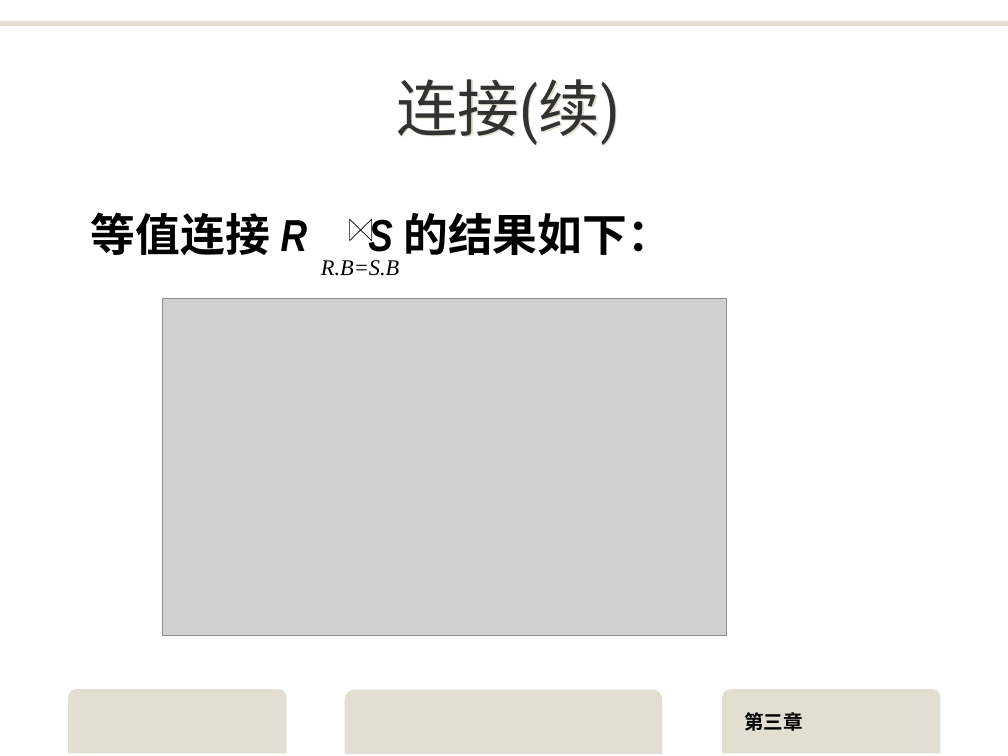
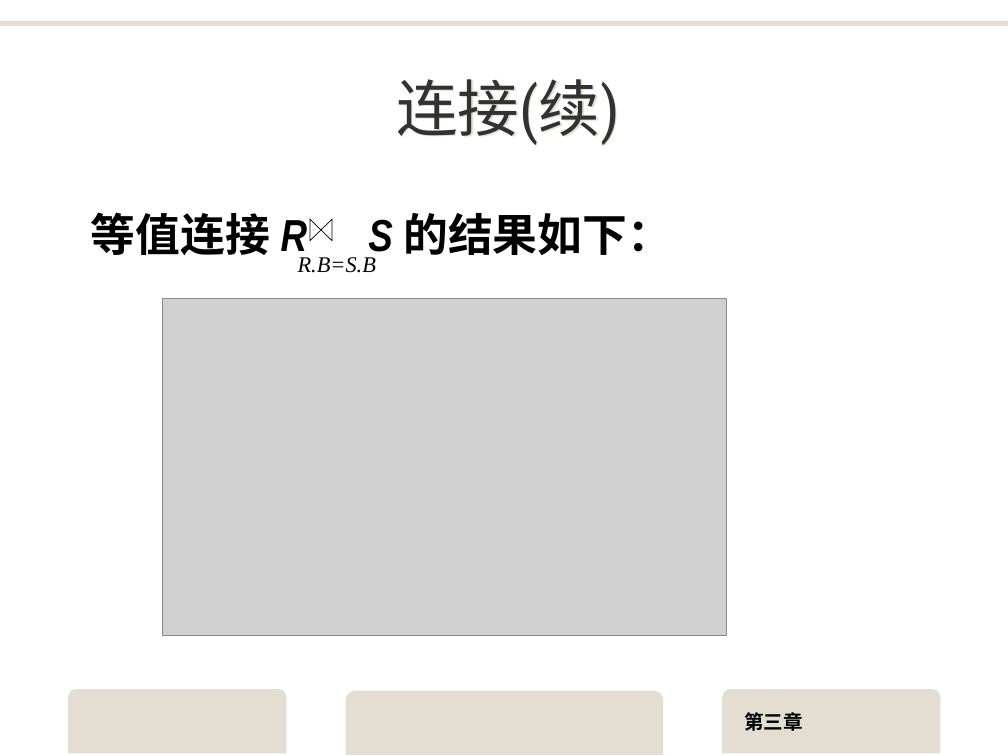
Before and after one commit to yuanba/Study, a slide deck: slide 62 of MySQL/DB-ppt/3关系数据库.ppt. Drawn at 1008x756 pixels with LibreOffice and Linux fonts; fonts in the diff are those of the drawing; grey boxes stand for pictures; background and template pictures are left out. Boxes give left, top, right and bottom in pixels: in the first picture for what was removed or moved away, otherwise in the second. Text is boxed around its words. In the diff, an @@ line names an element or a change of style, - is before the commit and + after.

```diff
--- a/MySQL/DB-ppt/3关系数据库.ppt
+++ b/MySQL/DB-ppt/3关系数据库.ppt
@@ text "R.B=S.B" moved from (x1=321, y1=260, x2=399, y2=276) to (x1=298, y1=257, x2=376, y2=273) @@
@@ flow chart collate moved from (x1=349, y1=219, x2=371, y2=240) to (x1=310, y1=219, x2=332, y2=240) @@
```
Also in this commit, not shown: 80 other slides changed, 28 other files.
